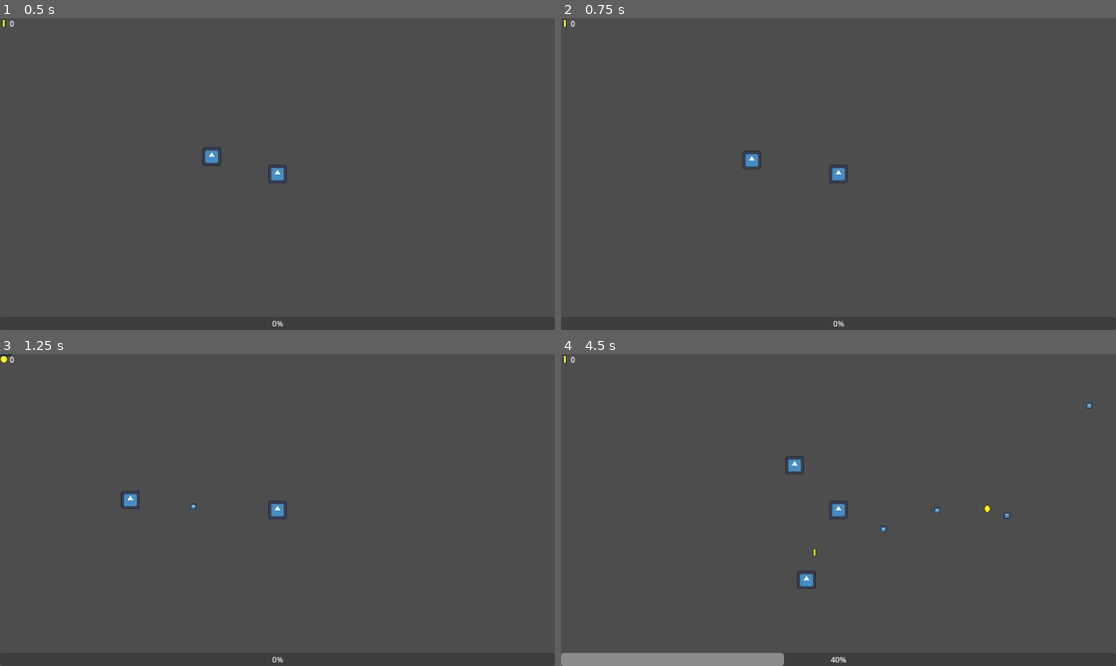
Above: before the commit, frames 1-4 (two rows, left to right).
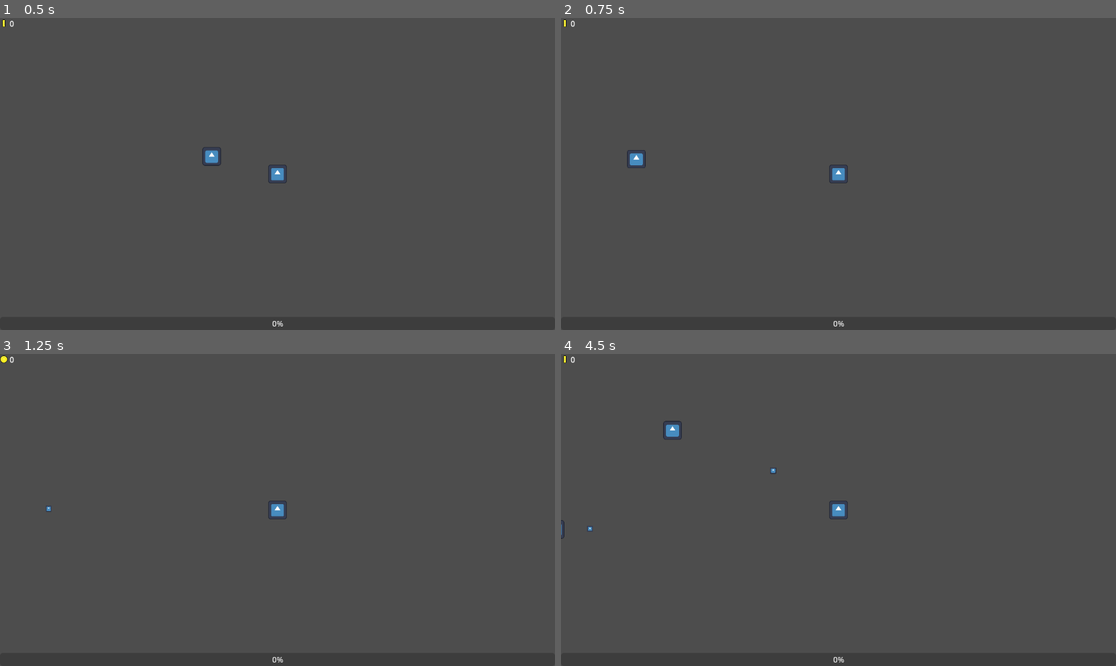
Above: after the commit, the same moments.

Repository: SeanCampbell255/rogueish
Game: Godot game, scene res://Components/Game/game.tscn
The game is run twice, just before and just after one commit, with the same random seed, the same clock (stepped at 60 frames per second) and the same inputs. The engine's default icon, where the game draws it, is replaced by a stand-in: a white triangle on a blue panel in a dark square.
Inputs:
- Up to frame 1 (0.5 s): no input
- Up to frame 2 (0.75 s): hold Right (ui_right) from 0.53 s (still down); hold Space from 0.53 s (still down)
- Up to frame 3 (1.25 s): keep holding Right (ui_right); keep holding Space
- Up to frame 4 (4.5 s): release Right (ui_right) at 1.28 s; release Space at 1.28 s; hold Down (ui_down) 1.28-2.03 s; tap Space at 1.35, 1.52, 1.82, 2.85, 3.02, 3.32, 4.35 s; hold Right (ui_right) 2.03-2.78 s; hold Space 2.03-2.78 s; hold Up (ui_up) 2.78-3.53 s; hold Space 3.53-4.28 s; hold Left (ui_left) from 3.53 s (still down)

Frame 1 is identical in both runs. In frame 2, 0.2% of the frame differs, in the area x 11-37%, y 42-49%; in frame 3, 0.2%; in frame 4, 2.3%, in the area x 0-96%, y 15-100%.

Commit message:
placeholder dash

Diff:
--- a/rogueish/Components/Player/player.gd
+++ b/rogueish/Components/Player/player.gd
@@ -43,6 +43,9 @@
 	else:
 		velocity = movementInput * speed
 
+	if (Input.is_key_pressed(KEY_SPACE)):
+		position += movementInput * 20
+
 	move_and_slide()
 
 func take_damage(i_damage: int) -> void:
